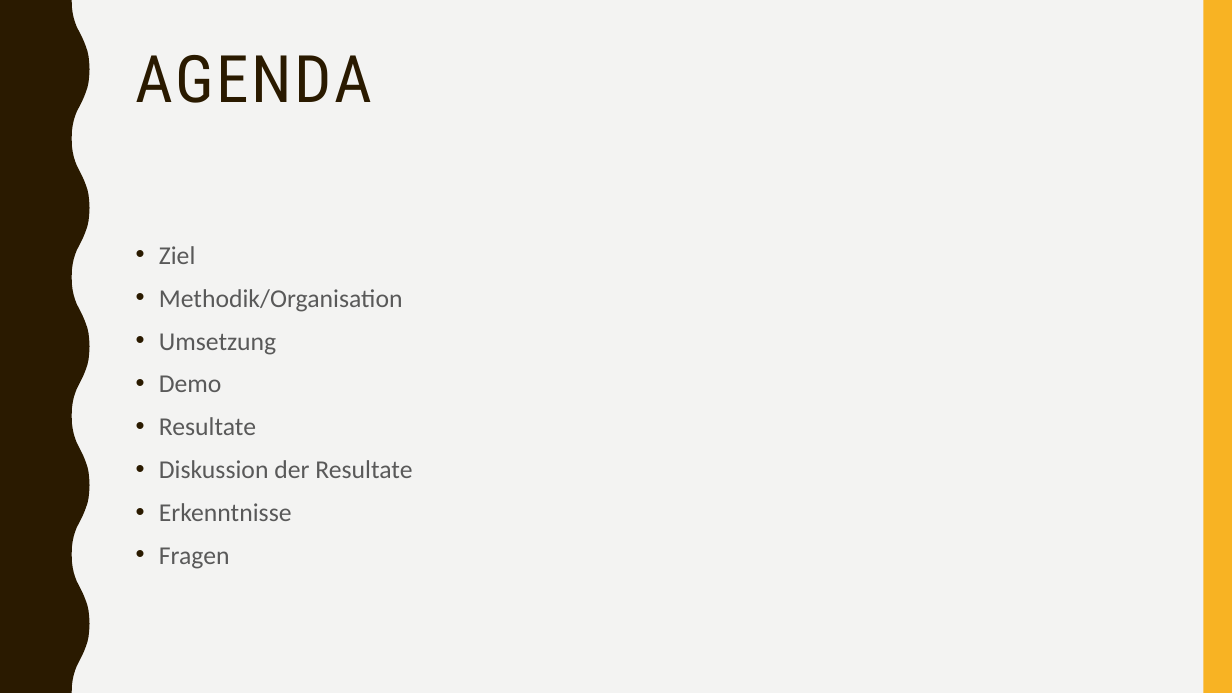
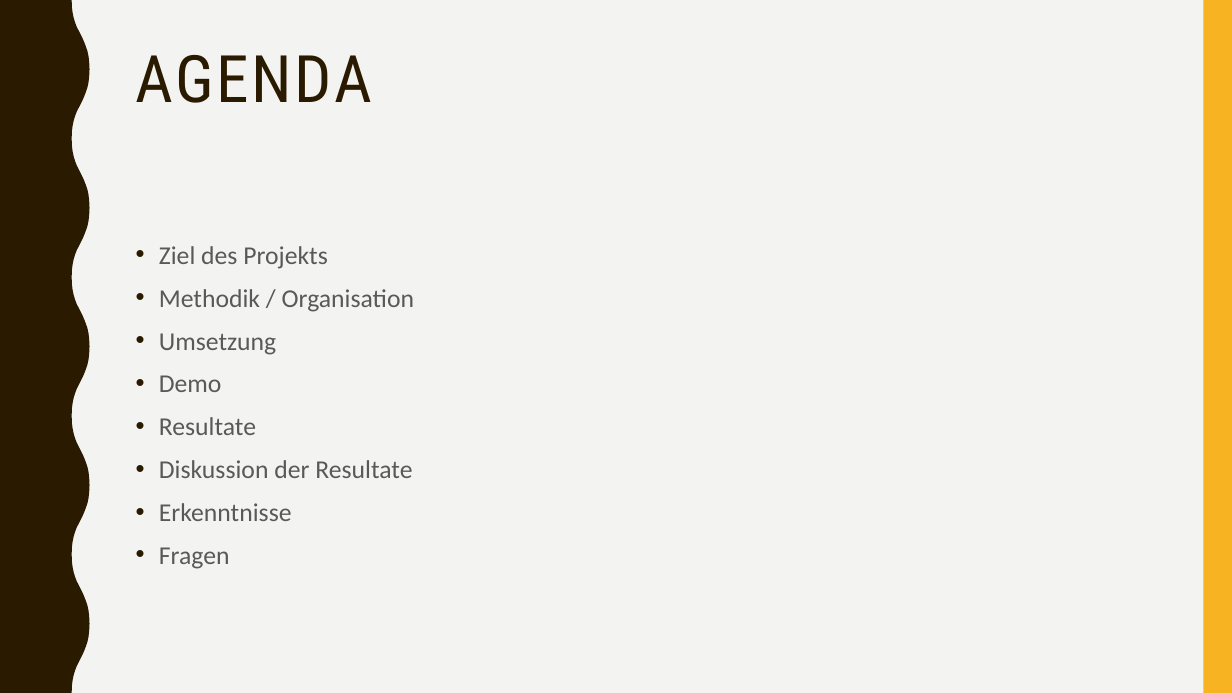
Before and after one commit to maggi71/ml-corona, a slide deck: slide 2 of resources/documentation/Abschlusspraesentation.pptx. Drawn at 1232x693 pixels with LibreOffice and Linux fonts; fonts in the diff are those of the drawing. Boxes give left, top, right and bottom in pixels: in the first picture for what was removed or moved away, otherwise in the second. Text is boxed around its words. In the diff, an @@ line names an element or a change of style, - is before the commit and + after.

```diff
--- a/resources/documentation/Abschlusspraesentation.pptx
+++ b/resources/documentation/Abschlusspraesentation.pptx
@@ text at (159,246,414,312): text changed @@
-• Ziel
-• Methodik/Organisation
+• Ziel des Projekts
+• Methodik / Organisation
```
Also in this commit, not shown: 7 other slides changed, 1 other file.
